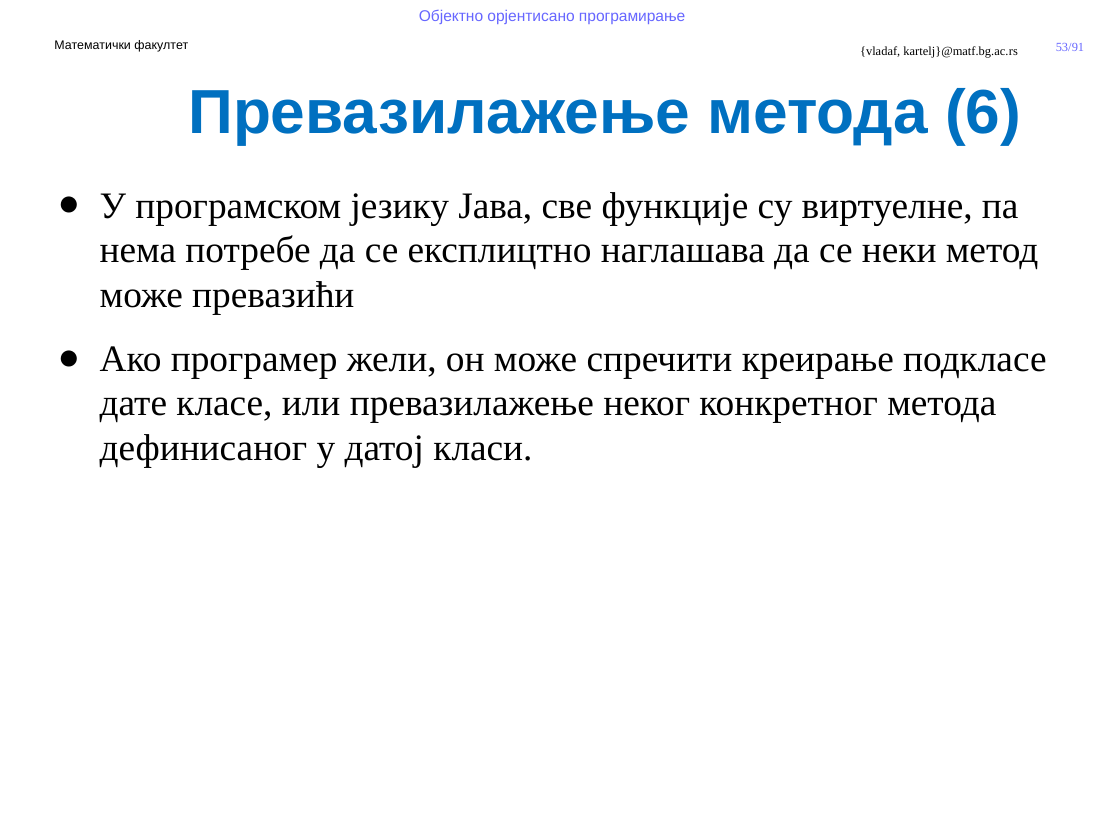
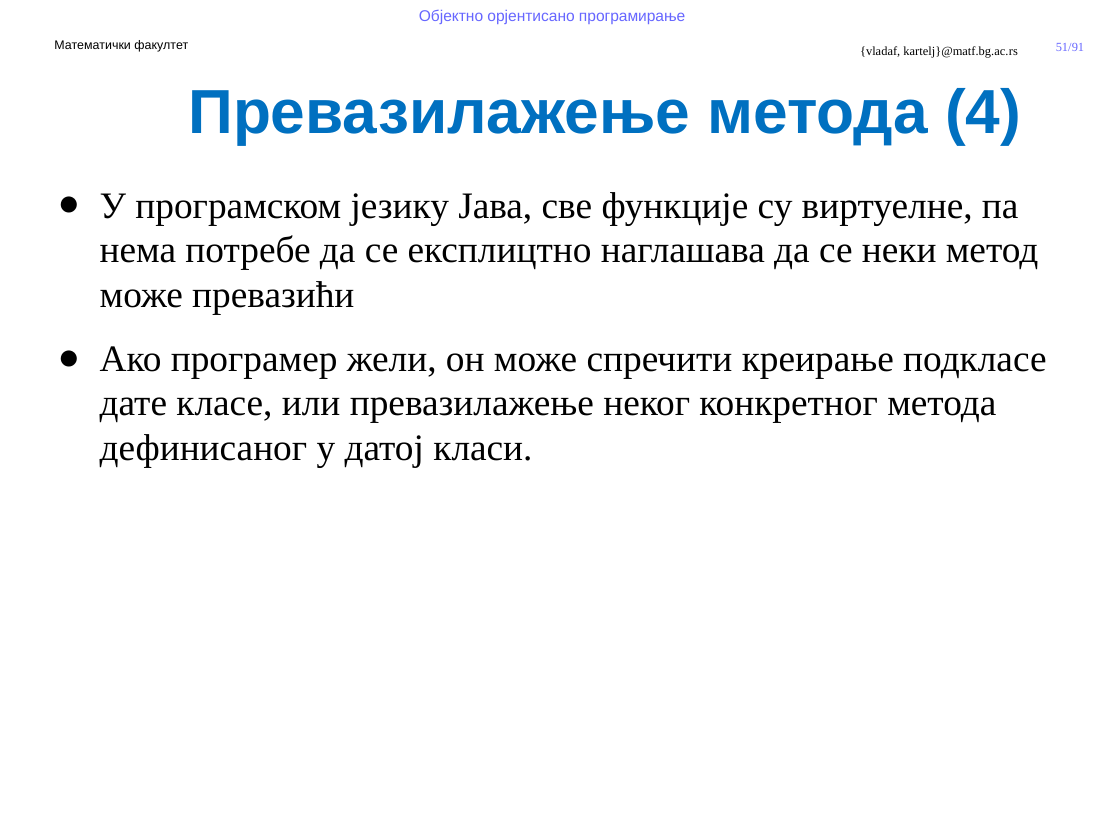
Before and after one commit to MatfOOP-I/info, a slide deck: slide 51 of predavanja/prezentacije/OOP09-Klase u Javi.pptx (slide 53 before the commit). Drawn at 1120x840 pixels with LibreOffice and Linux fonts; fonts in the diff are those of the drawing; background and template pictures are left out. Boxes give left, top, right and bottom in pixels: in the first picture for what was removed or moved away, otherwise in the second. Text is boxed around its words. In the diff, an @@ line names an element or a change of style, - is before the commit and + after.

```diff
--- a/predavanja/prezentacije/OOP09-Klase u Javi.pptx
+++ b/predavanja/prezentacije/OOP09-Klase u Javi.pptx
@@ page number at (1056,43,1084,51): text changed @@
-53/91
+51/91
@@ text at (188,88,1021,144): text changed @@
-Превазилажење метода (6)
+Превазилажење метода (4)
```
Also in this commit, not shown: 3 other slides changed.
